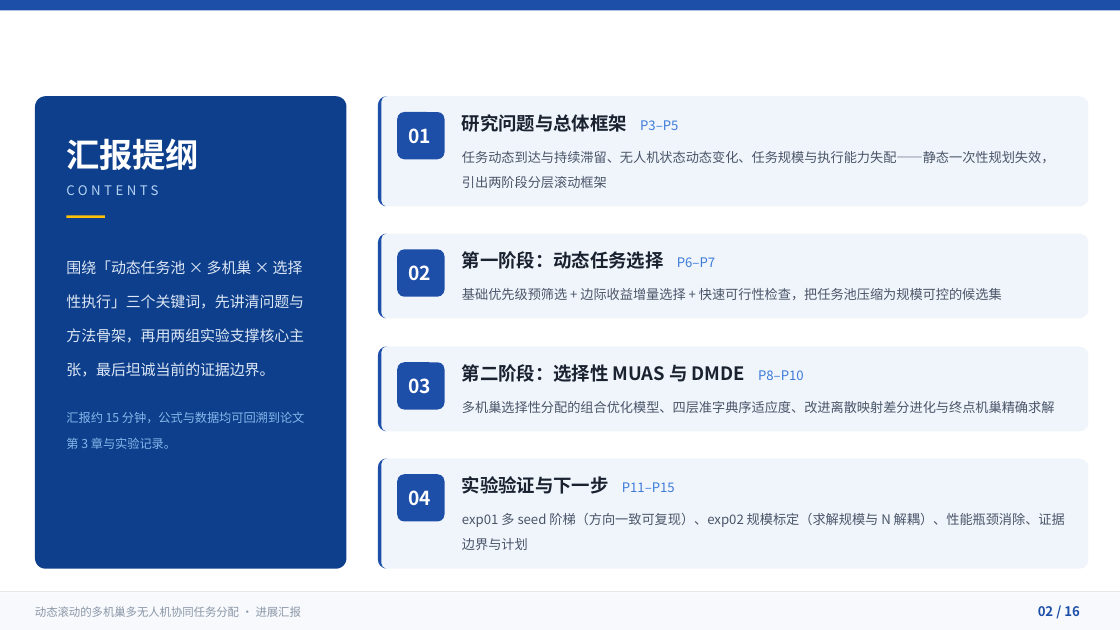
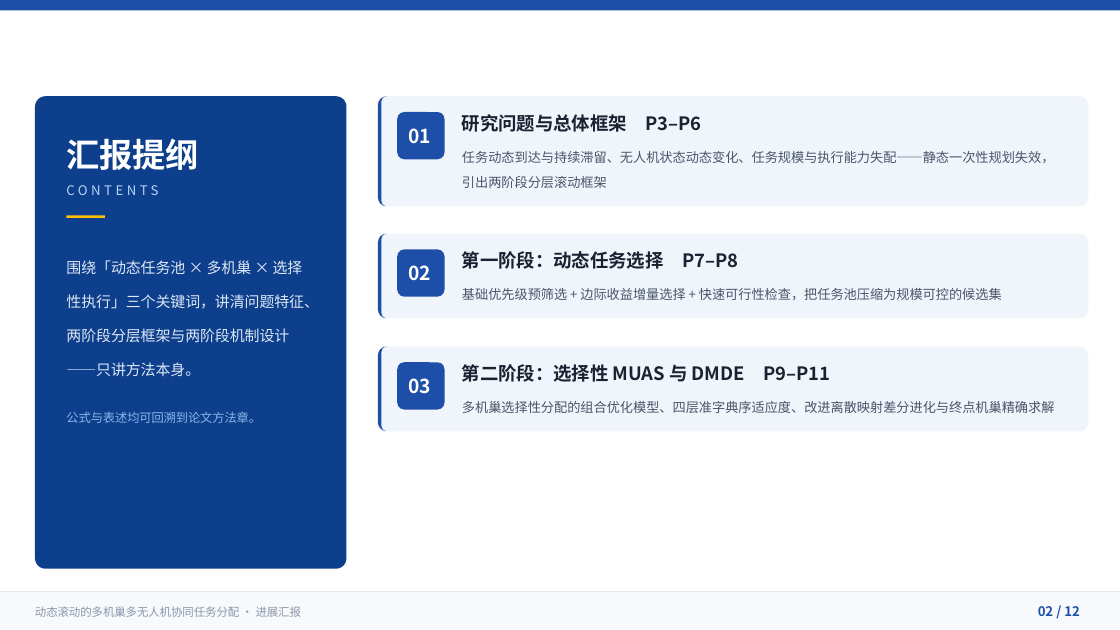
Before and after one commit to 909347194/ExperimentForGraduation, a slide deck: slide 2 of UAV协同任务分配方法-进展汇报/UAV协同任务分配方法-进展汇报.pptx. Drawn at 1120x630 pixels with LibreOffice and Linux fonts; fonts in the diff are those of the drawing. Boxes give left, top, right and bottom in pixels: in the first picture for what was removed or moved away, otherwise in the second. Text is boxed around its words. In the diff, an @@ line names an element or a change of style, - is before the commit and + after.

Commit message:
docs(ppt): 方法专版重构——移除全部实验内容，新增滚动闭环页
- 删 5 页实验内容（04 章扉页 / exp01 / exp02 / 性能瓶颈 / 证据边界与计划），
  实验图资产 fig_exp*.png 一并清除
- 新增 P6「动态滚动与闭环运行」（任务池演化 / 机队状态更新 / 周期时序 /
  完成反馈闸门 / 滞留防饥饿），补上标题里「动态滚动」的方法空缺
- P4 左图由 exp01 实测图改为「任务池状态演化示意」原生矢量图（灰→橙→绿）
- 全deck 去实验表述：目录改 3 章、扉页导航 01-03、页码 02–11/12 重编、
  封面/结束页/模型页措辞同步（big-M 标注改为兼容口径）
- slides/*.slide 源同步（含重编号 06→12、新增 06.slide）

```diff
--- a/UAV协同任务分配方法-进展汇报/UAV协同任务分配方法-进展汇报.pptx
+++ b/UAV协同任务分配方法-进展汇报/UAV协同任务分配方法-进展汇报.pptx
@@ text at <box>462,114,701,132</box>: text changed @@
-研究问题与总体框架 P3–P5
+研究问题与总体框架 P3–P6
@@ text at <box>66,260,319,376</box>: text changed @@
-围绕「动态任务池 × 多机巢 × 选择性执行」三个关键词，先讲清问题与方法骨架，再用两组实验支撑核心主张，最后坦诚当前的证据边界。
+围绕「动态任务池 × 多机巢 × 选择性执行」三个关键词，讲清问题特征、两阶段分层框架与两阶段机制设计——只讲方法本身。
@@ text at <box>462,251,738,269</box>: text changed @@
-第一阶段：动态任务选择 P6–P7
+第一阶段：动态任务选择 P7–P8
@@ text at <box>462,364,830,382</box>: text changed @@
-第二阶段：选择性 MUAS 与 DMDE P8–P10
+第二阶段：选择性 MUAS 与 DMDE P9–P11
@@ text at <box>66,412,261,423</box>: text changed @@
-汇报约 15 分钟，公式与数据均可回溯到论文第 3 章与实验记录。
+公式与表述均可回溯到论文方法章。
@@ rounded rectangle removed at <box>378,459,1089,569</box> @@
@@ freeform shape removed at <box>378,459,1089,569</box> @@
@@ rounded rectangle removed at <box>397,475,444,522</box> @@
@@ text removed at <box>462,476,675,494</box> @@
-实验验证与下一步 P11–P15
@@ text removed at <box>409,490,432,506</box> @@
-04
@@ text removed at <box>462,513,1065,550</box> @@
-exp01 多 seed 阶梯（方向一致可复现）、exp02 规模标定（求解规模与 N 解耦）、性能瓶颈消除、证据边界与计划
@@ text at <box>1038,606,1080,616</box>: text changed @@
-02 / 16
+02 / 12
```
Also in this commit, not shown: 10 other slides changed, 1 slide added, 5 slides removed, 21 other files.
